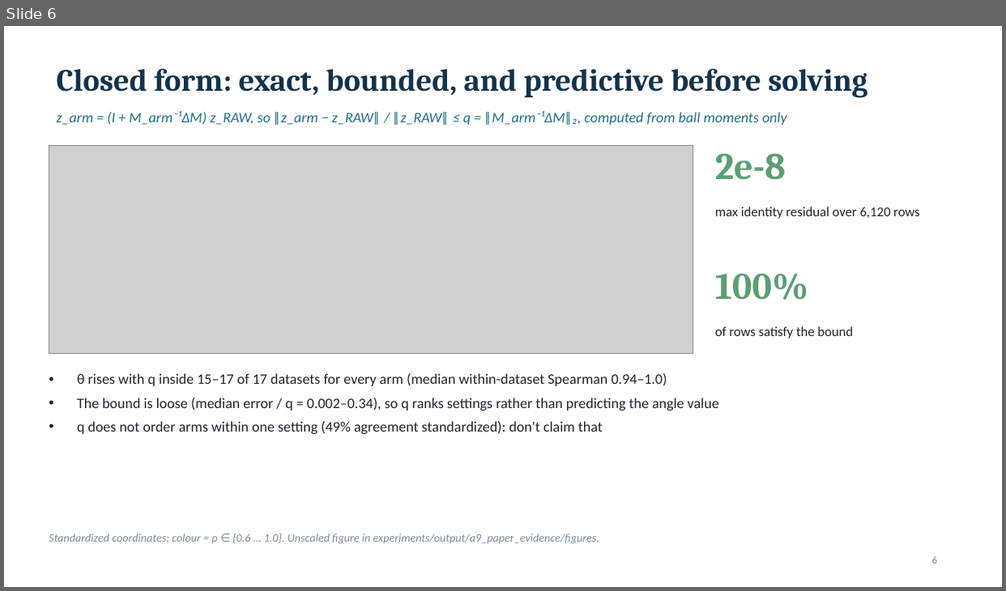
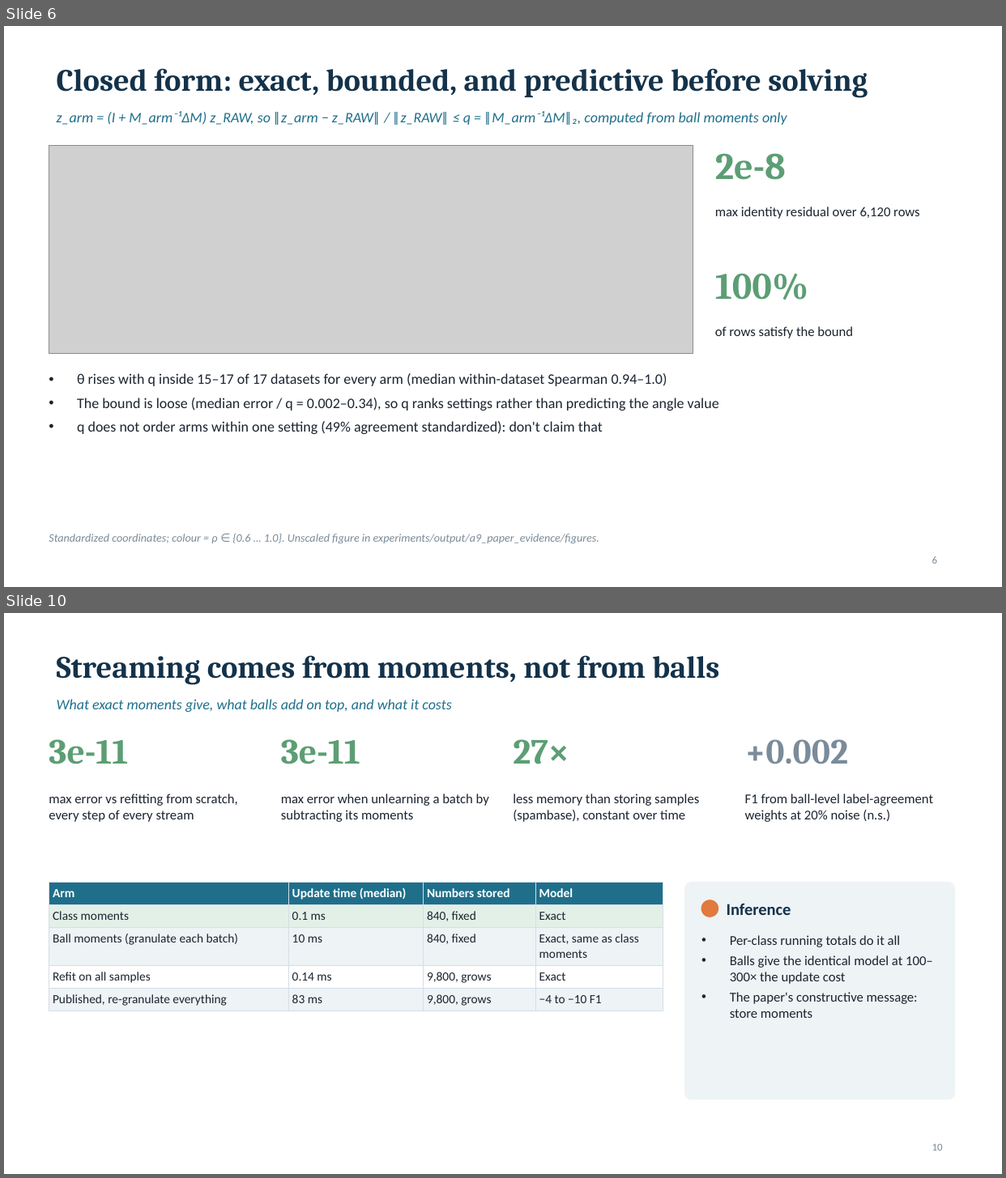
Before and after one commit to Toast24/GBLSTSVM-Ex, a slide deck: docs/recommendations/GBLSTSVM_Session9_Recommendations.pptx. Shown one above the other, each under a label of ours: slide 6 before the commit, slides 6 and 10 after it; the slides between them are not shown. The pictures are 1006x591 and 1006x1178 pixels, drawn with LibreOffice and Linux fonts; fonts in the diff are those of the drawing; grey boxes stand for pictures. Boxes give left, top, right and bottom in pixels: in the first picture for what was removed or moved away, otherwise in the second. Text is boxed around its words. In the diff, an @@ line names an element or a change of style, - is before the commit and + after.

```diff
--- a/docs/recommendations/GBLSTSVM_Session9_Recommendations.pptx
+++ b/docs/recommendations/GBLSTSVM_Session9_Recommendations.pptx
@@ slide 10 added at <box>4,613,1002,1174</box>, background #FFFFFF @@
@@ title added at <box>57,655,719,685</box>, 30 pt, text #14324A, bold @@
+Streaming comes from moments, not from balls
@@ text added at <box>57,699,451,712</box>, 14 pt, text #1F6F8B, italic @@
+What exact moments give, what balls add on top, and what it costs
@@ text added at <box>49,739,128,764</box>, 34 pt, text #5C9E74, bold @@
+3e-11
@@ text added at <box>281,739,360,764</box>, 34 pt, text #5C9E74, bold @@
+3e-11
@@ text added at <box>513,739,569,764</box>, 34 pt, text #5C9E74, bold @@
+27×
@@ text added at <box>745,739,849,764</box>, 34 pt, text #7A8B99, bold @@
++0.002
@@ text added at <box>49,794,238,822</box>, 13 pt, text #1B2430 @@
+max error vs refitting from scratch, every step of every stream
@@ text added at <box>281,794,489,822</box>, 13 pt, text #1B2430 @@
+max error when unlearning a batch by subtracting its moments
@@ text added at <box>513,794,699,822</box>, 13 pt, text #1B2430 @@
+less memory than storing samples (spambase), constant over time
@@ text added at <box>745,794,933,822</box>, 13 pt, text #1B2430 @@
+F1 from ball-level label-agreement weights at 20% noise (n.s.)
@@ table added at <box>49,883,663,1009</box>, 5 rows, 4 columns @@
+Arm | Update time (median) | Numbers stored | Model
+Class moments | 0.1 ms | 840, fixed | Exact
+Ball moments (granulate each batch) | 10 ms | 840, fixed | Exact, same as class moments
+Refit on all samples | 0.14 ms | 9,800, grows | Exact
+Published, re-granulate everything | 83 ms | 9,800, grows | −4 to −10 F1
@@ rounded rectangle added at <box>685,883,955,1100</box>, fill #EEF3F6, outline #EEF3F6 1 pt @@
@@ ellipse added at <box>701,901,718,917</box>, fill #E07A3F, outline #E07A3F 1 pt @@
@@ text added at <box>727,903,791,915</box>, 16 pt, text #14324A, bold @@
+Inference
@@ text added at <box>730,935,933,1018</box>, 13 pt, text #1B2430 @@
+• Per-class running totals do it all
+• Balls give the identical model at 100–300× the update cost
+• The paper's constructive message: store moments
@@ page number added at <box>932,1144,943,1151</box>, 10 pt, text #7A8B99 @@
+10
```
Also in this commit, not shown: 4 slides changed, 1 other slide added, 2 other files.
